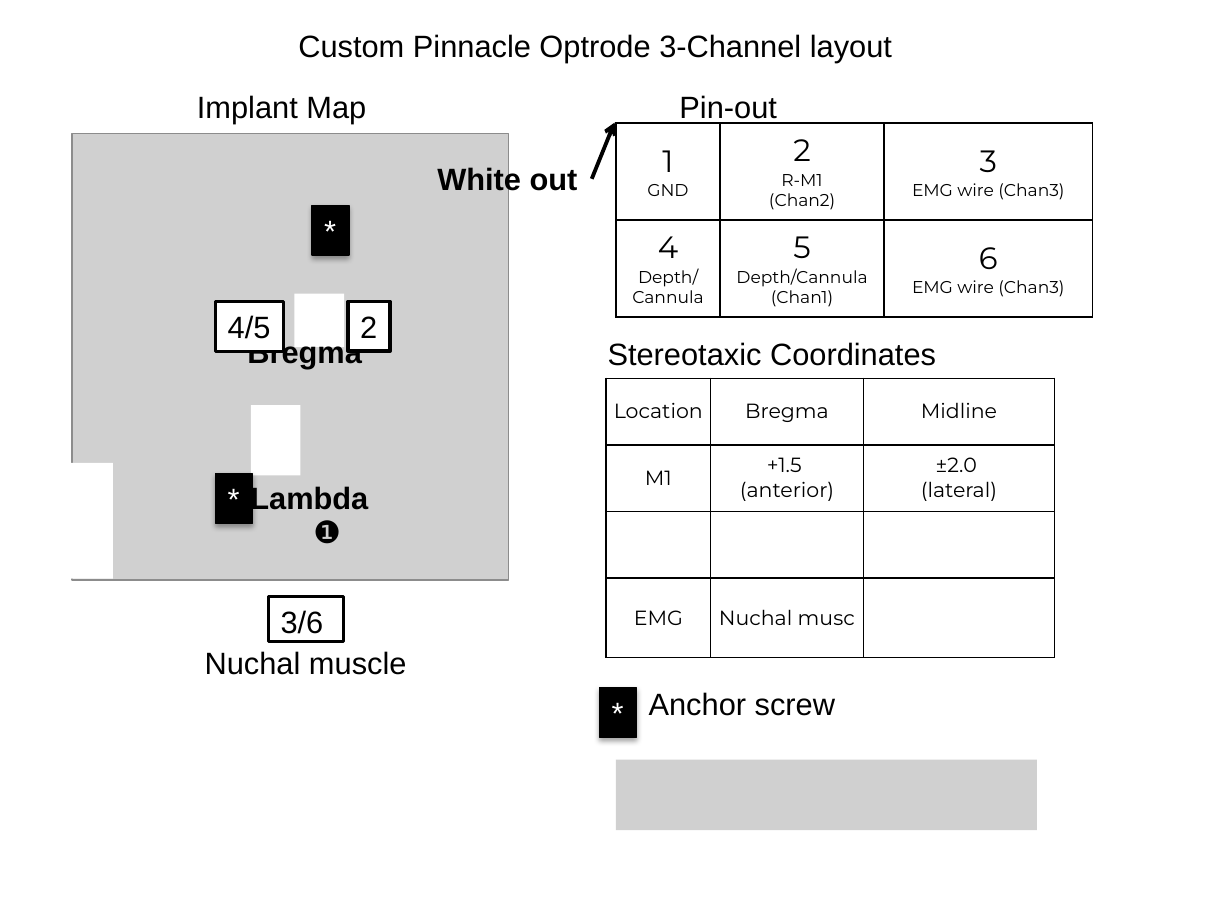
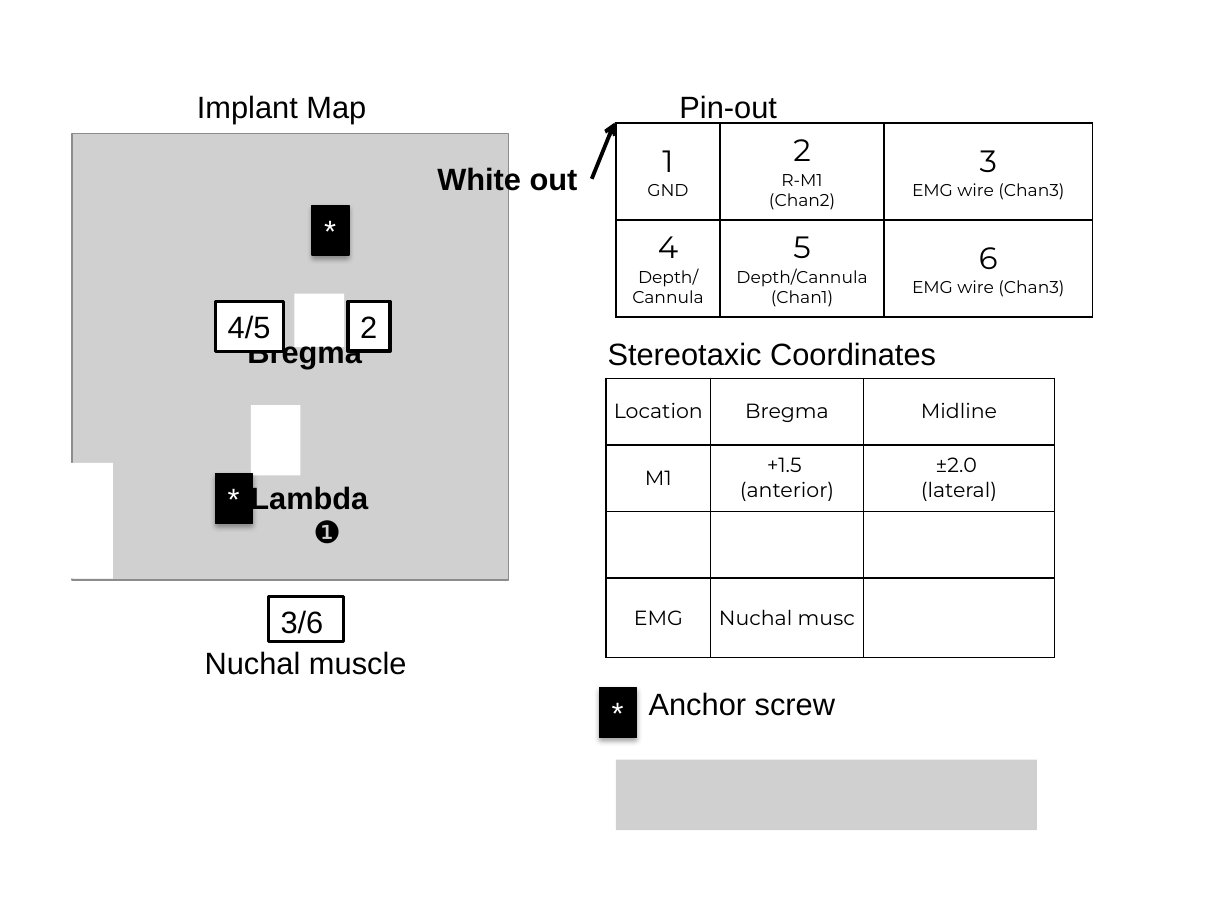
Before and after one commit to korkam/KamLab, a slide deck: slide 1 of _Experiments/_Surgery/_templates/PinnCustomOptrode-EMG layout.pptx. Drawn at 1232x924 pixels with LibreOffice and Linux fonts; fonts in the diff are those of the drawing; grey boxes stand for pictures. Boxes give left, top, right and bottom in pixels: in the first picture for what was removed or moved away, otherwise in the second. Text is boxed around its words. In the diff, an @@ line names an element or a change of style, - is before the commit and + after.

Commit message:
layout

```diff
--- a/_Experiments/_Surgery/_templates/PinnCustomOptrode-EMG layout.pptx
+++ b/_Experiments/_Surgery/_templates/PinnCustomOptrode-EMG layout.pptx
@@ text removed at (x1=298, y1=34, x2=892, y2=62) @@
-Custom Pinnacle Optrode 3-Channel layout
```
Also in this commit, not shown: 5 other files.
